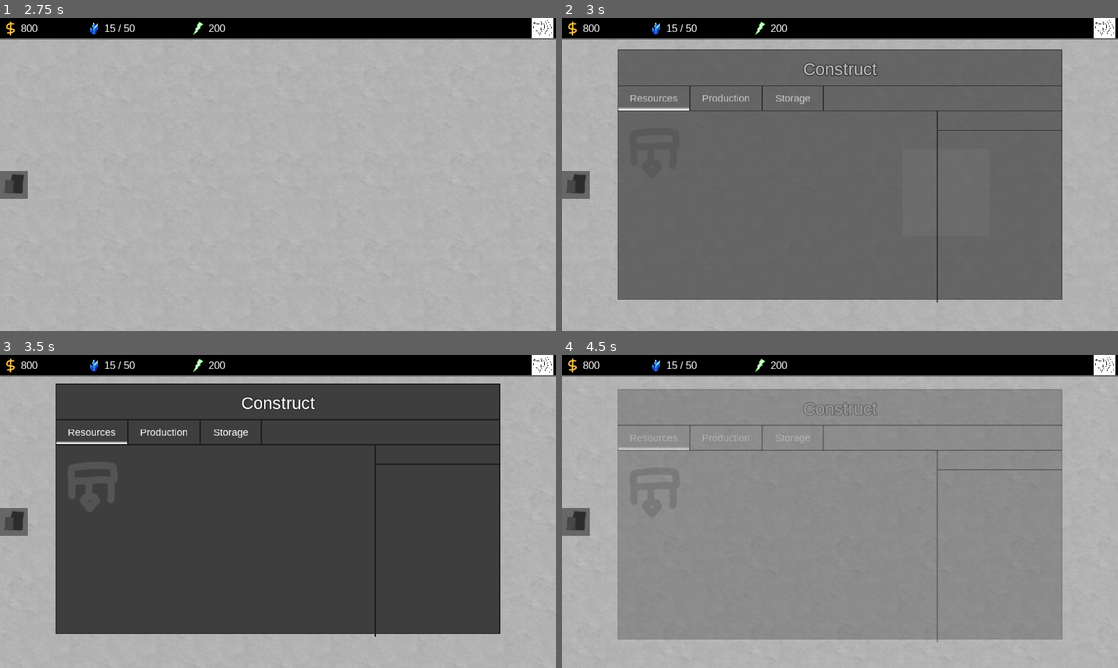
Above: before the commit, frames 1-4 (two rows, left to right).
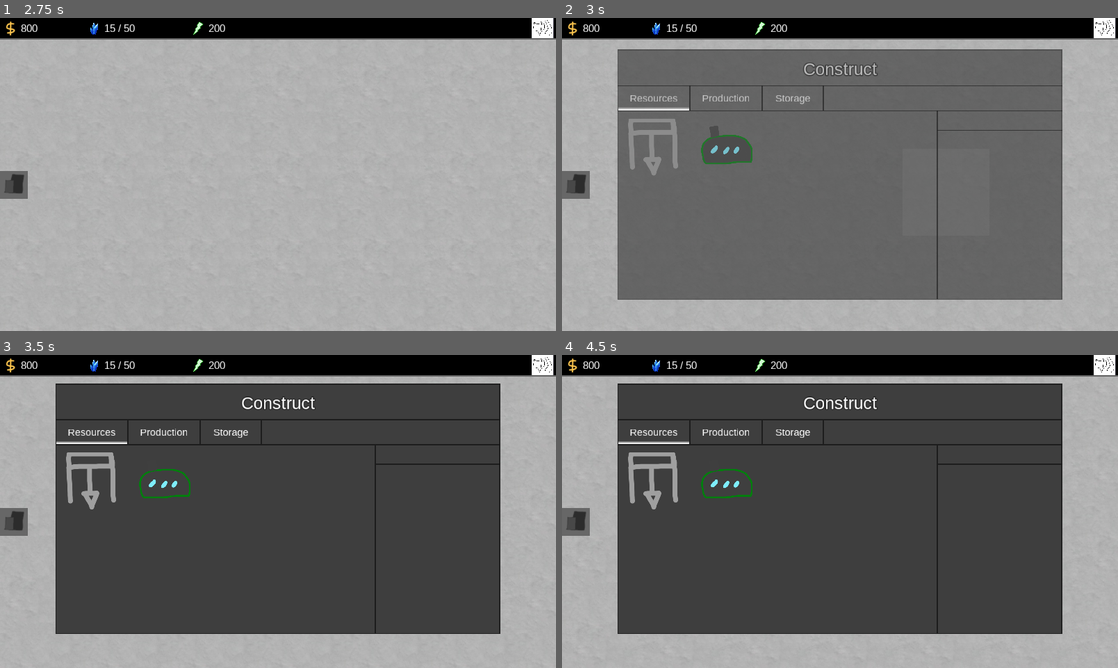
Above: after the commit, the same moments.

Repository: Apple0726/helixteus-3
Game: Godot game, scene res://Scenes/Game.tscn
Two runs of this game, one before a commit and one after it. Both use one fixed random seed, a clock stepped at 60 frames per second and the inputs below.
Inputs (mouse positions are in pixels of both pictures, inside the frame that each line leads up to):
- Up to frame 1 (2.75 s): click "Play" at 0.5 s; click (88, 105) at 1.27 s; click (544, 27) at 2.02 s
- Up to frame 2 (3 s): tap Enter at 2.75 s; move the mouse to (962, 158) at 2.77 s; press the mouse at (962, 158) at 2.78 s; hold D (ui_right) from 2.78 s (still down); tap C (construct) at 2.85 s
- Up to frame 3 (3.5 s): keep holding D (ui_right)
- Up to frame 4 (4.5 s): release D (ui_right) at 3.5 s; release the mouse at (962, 495) at 3.5 s; tap Space at 3.5 s; drag from (728, 527) to (812, 574) at 3.52 s; tap Enter at 4.25 s; move the mouse to (895, 442) at 4.27 s; hold D (ui_right) from 4.28 s (still down); hold Shift (shift, bound only after the commit) from 4.28 s (still down); right-click (895, 442) at 4.35 s; click (895, 442) at 4.42 s

Frame 1 is identical in both runs. In frame 2, 1.3% of the frame differs, in the area x 11-68%, y 32-91%; in frame 3, 0.9%; in frame 4, 65%, in the area x 10-90%, y 9-92%.

Commit message:
Add power plant

Diff:
--- a/Scenes/Button.tscn
+++ b/Scenes/Button.tscn
@@ -1,11 +1,6 @@
-[gd_scene load_steps=3 format=2]
+[gd_scene load_steps=2 format=2]
 
 [ext_resource path="res://Scripts/Button.gd" type="Script" id=2]
-
-[sub_resource type="Animation" id=1]
-resource_name = "TileFadeIn"
-length = 0.1
-step = 0.05
 
 [node name="Button" type="Control"]
 script = ExtResource( 2 )
@@ -24,18 +19,6 @@
 "_edit_use_anchors_": false
 }
 
-[node name="VisualAidRect" type="ColorRect" parent="."]
-visible = false
-margin_left = -20.0
-margin_top = -20.0
-margin_right = 20.0
-margin_bottom = 20.0
-rect_pivot_offset = Vector2( 20, 20 )
-color = Color( 1, 1, 1, 0.360784 )
-__meta__ = {
-"_edit_use_anchors_": false
-}
-
 [node name="TextureButton" type="TextureButton" parent="."]
 margin_left = -20.0
 margin_top = -20.0
@@ -45,9 +28,6 @@
 __meta__ = {
 "_edit_use_anchors_": false
 }
-
-[node name="AnimationPlayer" type="AnimationPlayer" parent="."]
-anims/TileFadeIn = SubResource( 1 )
 [connection signal="mouse_entered" from="TextureButton" to="." method="_on_TextureButton_mouse_entered"]
 [connection signal="mouse_exited" from="TextureButton" to="." method="_on_TextureButton_mouse_exited"]
 [connection signal="pressed" from="TextureButton" to="." method="_on_TextureButton_pressed"]
--- a/Scenes/ConstructPanel.tscn
+++ b/Scenes/ConstructPanel.tscn
@@ -1,12 +1,13 @@
-[gd_scene load_steps=17 format=2]
+[gd_scene load_steps=18 format=2]
 
 [ext_resource path="res://Arimo-Regular.ttf" type="DynamicFontData" id=1]
 [ext_resource path="res://Scenes/Button.tscn" type="PackedScene" id=2]
 [ext_resource path="res://Scripts/ConstructPanel.gd" type="Script" id=3]
-[ext_resource path="res://Scenes/MineralExtractor.tscn" type="PackedScene" id=4]
+[ext_resource path="res://Buildings/MineralExtractor.png" type="Texture" id=4]
 [ext_resource path="res://Icons/Energy.png" type="Texture" id=5]
 [ext_resource path="res://Icons/Time.png" type="Texture" id=6]
 [ext_resource path="res://Icons/Money.png" type="Texture" id=7]
+[ext_resource path="res://Buildings/PowerPlant.png" type="Texture" id=8]
 
 [sub_resource type="DynamicFont" id=1]
 size = 30
@@ -269,8 +270,10 @@
 margin_right = 40.0
 margin_bottom = 40.0
 
-[node name="Sprite" parent="ResourcesBuildings/MineralExtractor" instance=ExtResource( 4 )]
+[node name="Sprite" type="Sprite" parent="ResourcesBuildings/MineralExtractor"]
 position = Vector2( 104, 272 )
+scale = Vector2( 0.4, 0.4 )
+texture = ExtResource( 4 )
 
 [node name="MEButton" parent="ResourcesBuildings/MineralExtractor" instance=ExtResource( 2 )]
 margin_left = 104.0
@@ -282,6 +285,28 @@
 strength = 0.05
 fade_duration = 0.05
 
+[node name="PowerPlant" type="Control" parent="ResourcesBuildings"]
+margin_right = 40.0
+margin_bottom = 40.0
+__meta__ = {
+"_edit_use_anchors_": false
+}
+
+[node name="Sprite" type="Sprite" parent="ResourcesBuildings/PowerPlant"]
+position = Vector2( 312, 272 )
+scale = Vector2( 0.4, 0.4 )
+texture = ExtResource( 8 )
+
+[node name="PPButton" parent="ResourcesBuildings/PowerPlant" instance=ExtResource( 2 )]
+margin_left = 312.0
+margin_top = 272.0
+margin_right = 312.0
+margin_bottom = 272.0
+rect_scale = Vector2( 5.05, 5 )
+double_click_enabled = true
+strength = 0.05
+fade_duration = 0.05
+
 [node name="Lines" type="Control" parent="."]
 margin_right = 40.0
 margin_bottom = 40.0
@@ -327,7 +352,7 @@
 
 [node name="Line2D6" type="Line2D" parent="Lines"]
 position = Vector2( 648, -40 )
-points = PoolVector2Array( 272, 208, 272, 760 )
+points = PoolVector2Array( 272, 208, 272, 750 )
 width = 3.0
 default_color = Color( 0.117647, 0.117647, 0.117647, 1 )
 
@@ -410,3 +435,5 @@
 [connection signal="button_pressed" from="Buttons/StorageButton" to="." method="_on_StorageButton_button_pressed"]
 [connection signal="button_pressed" from="ResourcesBuildings/MineralExtractor/MEButton" to="." method="_on_MEButton_button_pressed"]
 [connection signal="double_click" from="ResourcesBuildings/MineralExtractor/MEButton" to="." method="_on_MEButton_double_click"]
+[connection signal="button_pressed" from="ResourcesBuildings/PowerPlant/PPButton" to="." method="_on_PPButton_button_pressed"]
+[connection signal="double_click" from="ResourcesBuildings/PowerPlant/PPButton" to="." method="_on_PPButton_double_click"]
--- a/Scenes/Game.tscn
+++ b/Scenes/Game.tscn
@@ -6,9 +6,7 @@
 [ext_resource path="res://Audio/title1.ogg" type="AudioStream" id=4]
 [ext_resource path="res://Audio/ambient1.ogg" type="AudioStream" id=5]
 
-[sub_resource type="GDScript" id=1]
-
-[sub_resource type="Animation" id=2]
+[sub_resource type="Animation" id=1]
 resource_name = "ambient fade in"
 length = 5.0
 tracks/0/type = "bezier"
@@ -54,7 +52,7 @@
 [node name="titlescreen" type="AudioStreamPlayer" parent="."]
 stream = ExtResource( 4 )
 volume_db = -4.0
-script = SubResource( 1 )
+bus = "Music"
 
 [node name="ambient" type="AudioStreamPlayer" parent="."]
 stream = ExtResource( 5 )
--- a/Scenes/MineralExtractor.tscn
+++ /dev/null
@@ -1,6 +0,0 @@
-[gd_scene load_steps=2 format=2]
-
-[ext_resource path="res://Buildings/Mineral extractor.png" type="Texture" id=1]
-
-[node name="Sprite" type="Sprite"]
-texture = ExtResource( 1 )
--- a/Scenes/Tile.tscn
+++ b/Scenes/Tile.tscn
@@ -12,10 +12,10 @@
 border_width_top = 2
 border_width_right = 2
 border_width_bottom = 2
-border_color = Color( 0.513726, 0.513726, 0.513726, 1 )
+border_color = Color( 1, 1, 1, 1 )
 
 [sub_resource type="DynamicFont" id=2]
-size = 22
+size = 23
 use_filter = true
 font_data = ExtResource( 5 )
 
@@ -29,6 +29,9 @@
 rect_scale = Vector2( 5, 5 )
 strength = 0.25
 
+[node name="Building" type="Sprite" parent="."]
+scale = Vector2( 0.4, 0.4 )
+
 [node name="TimeLeft" parent="." instance=ExtResource( 4 )]
 visible = false
 modulate = Color( 0, 0.74902, 0, 1 )
@@ -38,6 +41,8 @@
 margin_bottom = -63.7115
 
 [node name="BuildingInformation" type="Control" parent="."]
+visible = false
+modulate = Color( 0, 0.592157, 0, 1 )
 mouse_filter = 1
 __meta__ = {
 "_edit_use_anchors_": false
@@ -63,41 +68,44 @@
 [node name="Line2D" type="Line2D" parent="BuildingInformation/PanelBackground"]
 points = PoolVector2Array( -35, 35, -35, 85 )
 width = 2.0
-default_color = Color( 0.513726, 0.513726, 0.513726, 1 )
+default_color = Color( 1, 1, 1, 1 )
 
 [node name="Line2D2" type="Line2D" parent="BuildingInformation/PanelBackground"]
-points = PoolVector2Array( 85, 60, -35, 60 )
+points = PoolVector2Array( 85, 50, -35, 50 )
 width = 2.0
-default_color = Color( 0.513726, 0.513726, 0.513726, 1 )
+default_color = Color( 1, 1, 1, 1 )
 
 [node name="CurrentBar" type="ColorRect" parent="BuildingInformation"]
 margin_left = -34.0
 margin_top = 37.0
 margin_right = 83.0
-margin_bottom = 59.0
+margin_bottom = 49.0
+rect_scale = Vector2( 1e-05, 1 )
 mouse_filter = 2
+color = Color( 0.537255, 0.537255, 0.537255, 1 )
 __meta__ = {
 "_edit_use_anchors_": false
 }
 
 [node name="CapacityBar" type="ColorRect" parent="BuildingInformation"]
 margin_left = -34.0
-margin_top = 61.277
+margin_top = 51.0
 margin_right = 83.0
-margin_bottom = 83.277
+margin_bottom = 83.0
+rect_scale = Vector2( 1e-05, 1 )
 mouse_filter = 2
+color = Color( 0.537255, 0.537255, 0.537255, 1 )
 __meta__ = {
 "_edit_use_anchors_": false
 }
 
 [node name="ResourceStocked" type="Label" parent="BuildingInformation"]
-margin_left = -27.4243
-margin_top = 58.9796
-margin_right = 86.5757
-margin_bottom = 83.9796
+margin_left = -27.424
+margin_top = 54.263
+margin_right = 86.576
+margin_bottom = 79.2631
 custom_fonts/font = SubResource( 2 )
-custom_colors/font_color = Color( 0, 0, 0, 1 )
-text = "15"
+custom_colors/font_color = Color( 1, 1, 1, 1 )
 __meta__ = {
 "_edit_use_anchors_": false
 }
--- /dev/null
+++ b/Scenes/Tile2.tscn
@@ -0,0 +1,18 @@
+[gd_scene load_steps=4 format=2]
+
+[ext_resource path="res://Tiles/3.jpg" type="Texture" id=1]
+[ext_resource path="res://Scripts/Tile.gd" type="Script" id=2]
+[ext_resource path="res://Scenes/Button.tscn" type="PackedScene" id=3]
+
+[node name="Tile" type="Node2D"]
+script = ExtResource( 2 )
+
+[node name="Sprite" type="Sprite" parent="."]
+texture = ExtResource( 1 )
+
+[node name="Button" parent="." instance=ExtResource( 3 )]
+rect_scale = Vector2( 5, 5 )
+strength = 0.25
+[connection signal="button_out" from="Button" to="." method="_on_Button_button_out"]
+[connection signal="button_over" from="Button" to="." method="_on_Button_button_over"]
+[connection signal="button_pressed" from="Button" to="." method="_on_Button_button_pressed"]
--- a/Scripts/Button.gd
+++ b/Scripts/Button.gd
@@ -8,6 +8,7 @@
 export var double_click_enabled = false
 export var strength = 0.1
 export var fade_duration = 0.1
+var anim_player
 
 #export var btn_text = ""
 
@@ -20,8 +21,21 @@
 #	$Label.rect_position.x = -$Label.rect_size.x / 2.0
 	#$TextureButton.rect_scale =
 
-func _ready():
-	#Adds animation for making the rectangle whiter
+
+func reset_button ():
+	is_button_over = false
+	$AnimationPlayer.play_backwards("FadeIn")
+
+func _input(event):
+	if event is InputEventMouseButton and Input.is_action_just_pressed("left_click"):
+		if double_click_enabled and is_button_over and event.doubleclick:
+			emit_signal("double_click")
+
+func _on_TextureButton_mouse_entered():
+	is_button_over = true
+	anim_player = AnimationPlayer.new()
+	self.add_child(anim_player)
+	anim_player.name = "AnimationPlayer"
 	var fade_in = Animation.new()
 	var anim_index = fade_in.add_track(Animation.TYPE_VALUE)
 	fade_in.track_set_path(anim_index, "ColorRect:color")
@@ -29,14 +43,6 @@
 	fade_in.track_insert_key(anim_index, fade_duration, Color(1, 1, 1, strength))
 	fade_in.length = fade_duration
 	$AnimationPlayer.add_animation("FadeIn", fade_in)
-
-func _input(event):
-	if event is InputEventMouseButton:
-		if double_click_enabled and is_button_over and event.doubleclick:
-			emit_signal("double_click")
-
-func _on_TextureButton_mouse_entered():
-	is_button_over = true
 	emit_signal("button_over")
 	$AnimationPlayer.play("FadeIn")
 
--- a/Scripts/ConstructPanel.gd
+++ b/Scripts/ConstructPanel.gd
@@ -59,12 +59,6 @@
 	$BuildingInformation/EnergyText.text = ""
 	$BuildingInformation/TimeText.text = ""
 
-func _on_MEButton_button_pressed():
-	update_cost_info("ME")
-	if not is_connected("construct_building_signal", self.get_parent(), "construct_building"):
-		connect("construct_building_signal", self.get_parent(), "construct_building", ["ME"])
-	toggle_icons(true)
-
 func update_cost_info(bldg:String):
 	var game = self.get_parent()
 	var bldg_info = game.bldg_info[bldg]
@@ -83,7 +77,28 @@
 	$BuildingInformation/Time.visible = vis
 	$BuildingInformation/Money.visible = vis
 
+func _on_MEButton_button_pressed():
+	update_cost_info("ME")
+	check_signal()
+	connect("construct_building_signal", self.get_parent(), "construct_building", ["ME"])
+	toggle_icons(true)
 
 func _on_MEButton_double_click():
+	$ResourcesBuildings/MineralExtractor/MEButton.reset_button()
 	remove_panel()
 	emit_signal("construct_building_signal")
+
+func _on_PPButton_button_pressed():
+	update_cost_info("PP")
+	check_signal()
+	connect("construct_building_signal", self.get_parent(), "construct_building", ["PP"])
+	toggle_icons(true)
+
+func check_signal():
+	if is_connected("construct_building_signal", self.get_parent(), "construct_building"):
+		disconnect("construct_building_signal", self.get_parent(), "construct_building")
+
+func _on_PPButton_double_click():
+	$ResourcesBuildings/PowerPlant/PPButton.reset_button()
+	remove_panel()
+	emit_signal("construct_building_signal")
--- a/Scripts/Game.gd
+++ b/Scripts/Game.gd
@@ -23,12 +23,15 @@
 var constr_cost = {"money":0, "energy":0, "time":0}
 
 #Stores all building information
-var bldg_info = {"ME":{"name":"Mineral extractor", "desc":"Extracts minerals from the planet surface, giving you a constant supply of minerals.", "money":100, "energy":50, "time":20, "production":0.12, "capacity":15}}
+var bldg_info = {"ME":{"name":"Mineral extractor", "desc":"Extracts minerals from the planet surface, giving you a constant supply of minerals.", "money":100, "energy":50, "time":20, "production":0.12, "capacity":15},
+				 "PP":{"name":"Power plant", "desc":"Generates energy from... something", "money":80, "energy":25, "time":25, "production":0.15, "capacity":40}}
 
 func _ready():
 	construct_panel.name = "construct_panel"
 	construct_panel.rect_scale = Vector2(0.8, 0.8)
 	$titlescreen.play()
+	AudioServer.set_bus_mute(1,true)
+	AudioServer.set_bus_mute(1,true)
 
 func popup(txt, dur):
 	$Popup.visible = true
@@ -38,7 +41,7 @@
 #Executed once a building has been double clicked in the construction panel
 func construct_building(bldg_type):
 	var more_info:Label = $planet_HUD/MoreInfo
-	more_info.text = "Press Esc to finish constructing"
+	more_info.text = "Right click to finish constructing"
 	var font = planet_HUD.get_font("font")
 	font.get_string_size(more_info.text)
 	more_info.rect_size.x = font.get_string_size(more_info.text).x + 30
@@ -47,6 +50,7 @@
 	set_constructing(bldg_type)
 
 func set_constructing(bldg_type):
+	print(bldg_type)
 	for tile in planet.tiles:
 		tile.constructing = bldg_type
 
@@ -78,21 +82,30 @@
 	if Input.is_action_just_released("fullscreen"):
 		OS.window_fullscreen = not OS.window_fullscreen
 
-	#Press esc to cancel building
-	if Input.is_action_just_released("cancel"):
+	#Right click to cancel building
+	if Input.is_action_just_released("right_click"):
 		set_constructing("")
 		$planet_HUD/MoreInfo.visible = false
 
+	#Sell all ores by pressing Shift C
+	if Input.is_action_pressed("shift") and Input.is_action_just_released("construct") and minerals > 0:
+		money += minerals * 5
+		popup("You sold " + String(minerals) + " minerals for $" + String(minerals * 5) + "!", 2)
+		minerals = 0
+
+
 func add_construct_panel():
-	construct_panel.visible = true
-	#Play panel fade in animation
-	get_node("construct_panel/AnimationPlayer").play("FadeIn")
+	if not Input.is_action_pressed("shift"):
+		construct_panel.visible = true
+		#Play panel fade in animation
+		get_node("construct_panel/AnimationPlayer").play("FadeIn")
 
 func remove_construct_panel():
-	#Play panel fade out animation
-	get_node("construct_panel/AnimationPlayer").play_backwards("FadeIn")
-	#A timer so that the panel will only be invisible once the fade out is finished
-	$Timer.start()
+	if not Input.is_action_pressed("shift"):
+		#Play panel fade out animation
+		get_node("construct_panel/AnimationPlayer").play_backwards("FadeIn")
+		#A timer so that the panel will only be invisible once the fade out is finished
+		$Timer.start()
 
 func _on_Timer_timeout():
 	construct_panel.visible = false
--- a/Scripts/Planet.gd
+++ b/Scripts/Planet.gd
@@ -11,7 +11,7 @@
 func _ready():
 	#wid is number of tiles horizontally/vertically
 	#So total number of tiles is wid squared
-	var wid = 20
+	var wid = 50
 	#Tile generation
 	for i in range(0, pow(wid, 2)):
 		var tile = tile_scene.instance()
--- a/Scripts/Tile.gd
+++ b/Scripts/Tile.gd
@@ -1,16 +1,18 @@
 extends Node2D
+
+var tile_ID:int
 
 onready var game = self.get_parent().get_parent()
 
-var tile_ID:int
+
 var is_constructing:bool = false
 
 #The building to be constructed
 var constructing:String = ""
 
-var bldg_str:String
+var bldg_str:String = ""
 var bldg
-var bldg_to_construct
+var bldg_to_construct:Sprite
 var construction_date
 var construction_length
 var constr_progress:float = 0
@@ -29,10 +31,23 @@
 				is_constructing = false
 				construction_finished()
 			$TimeLeft.visible = false
-		match bldg_str:
-			"ME":
-				var prod = bldg_info["production"]
-				var cap = bldg_info["capacity"]
+			match bldg_str:
+				"ME", "PP":
+					#Number of seconds needed per mineral
+					var prod = 1 / bldg_info["production"]
+					var cap = bldg_info["capacity"]
+					var c_d = bldg_info["collect_date"]
+					var c_t = OS.get_system_time_msecs()
+					if bldg_info["stored"] < cap:
+						$BuildingInformation/CurrentBar.rect_scale.x = (c_t - c_d) / (prod * 1000)
+						$BuildingInformation/CapacityBar.rect_scale.x = bldg_info["stored"] / float(cap)
+						if c_t - c_d > prod * 1000:
+							bldg_info["stored"] += 1
+							bldg_info["collect_date"] += prod * 1000
+					else:
+						$BuildingInformation/CurrentBar.rect_scale.x = 0
+						$BuildingInformation/CapacityBar.rect_scale.x = 1
+		$BuildingInformation/ResourceStocked.text = String(bldg_info["stored"])
 	else:
 		$BuildingInformation.visible = false
 
@@ -42,41 +57,63 @@
 
 func _on_Button_button_over():
 	#Make sure there's nothing on the tile before putting graphics
-	if not bldg_to_construct and not bldg:
+	if bldg_str == "":
+		var bldg_image
 		match constructing:
 			"ME":
-				var ME_scene = preload("res://Scenes/MineralExtractor.tscn")
-				bldg_to_construct = ME_scene.instance()
-				self.add_child(bldg_to_construct)
-				bldg_to_construct.modulate.a = 0.5
+				bldg_image = preload("res://Buildings/MineralExtractor.png")
+			"PP":
+				bldg_image = preload("res://Buildings/PowerPlant.png")
+		$Building.texture = bldg_image
+		$Building.modulate.a = 0.5
 
 
 func _on_Button_button_out():
-	if bldg_to_construct and bldg_to_construct.get_parent():
-		self.remove_child(bldg_to_construct)
-		bldg_to_construct = null
+	if bldg_str == "":
+		$Building.texture = null
 
 func _input(event):
-	if Input.is_action_just_released("cancel"):
+	if Input.is_action_just_released("right_click"):
 		_on_Button_button_out()
 
 
 func _on_Button_button_pressed():
-	#Checks if we're actually constructing something when clicking a tile
-	if constructing != "" and not self.get_parent().dragged:
-		if enough_resources():
-			bldg_str = constructing
-			constructing = ""
-			_on_Button_button_out()
-			displayBldg()
-			$TimeLeft.visible = true
-			game.money -= game.constr_cost["money"]
-			game.energy -= game.constr_cost["energy"]
-			is_constructing = true
-			construction_date = OS.get_system_time_msecs()
-			construction_length = game.constr_cost["time"] * 1000
-		else:
-			game.popup("Not enough resources", 1)
+	#Checks whether we're dragging or not. We don't want the click event to happen while the player is dragging
+	if not self.get_parent().dragged:
+		#Checks if we're actually constructing something when clicking a tile
+		if constructing != "":
+			if enough_resources():
+				bldg_str = constructing
+				constructing = ""
+				_on_Button_button_out()
+				displayBldg()
+				$TimeLeft.visible = true
+				game.money -= game.constr_cost["money"]
+				game.energy -= game.constr_cost["energy"]
+				is_constructing = true
+				construction_date = OS.get_system_time_msecs()
+				construction_length = game.constr_cost["time"] * 1000
+			else:
+				game.popup("Not enough resources", 1)
+		elif bldg_str != "":
+			match bldg_str:
+				"ME":
+					var mineral_space_available = game.mineral_capacity - game.minerals
+					var stored = bldg_info["stored"]
+					if mineral_space_available >= stored:
+						bldg_info["stored"] = 0
+						game.minerals += stored
+					else:
+						game.minerals = game.mineral_capacity
+						bldg_info["stored"] -= mineral_space_available
+					if stored == bldg_info["capacity"]:
+						bldg_info["collect_date"] = OS.get_system_time_msecs()
+				"PP":
+					var stored = bldg_info["stored"]
+					if stored == bldg_info["capacity"]:
+						bldg_info["collect_date"] = OS.get_system_time_msecs()
+					game.energy += stored
+					bldg_info["stored"] = 0
 	self.get_parent().dragged = false
 
 func enough_resources():
@@ -86,14 +123,22 @@
 	return output
 
 func displayBldg():
+	var bldg_image
+	var bldg_icon
 	match bldg_str:
 		"ME":
-			var ME_scene = preload("res://Scenes/MineralExtractor.tscn")
-			var ME_icon = preload("res://Icons/Minerals.png")
-			bldg = ME_scene.instance()
-			$Icon.texture = ME_icon
-			self.add_child_below_node($Button, bldg)
-			bldg_info = {"production":game.bldg_info[bldg_str]["production"], "capacity":game.bldg_info[bldg_str]["capacity"]}
+			bldg_image = preload("res://Buildings/MineralExtractor.png")
+			bldg_icon = preload("res://Icons/Minerals.png")
+			bldg_info = {"stored":0, "production":game.bldg_info[bldg_str]["production"], "capacity":game.bldg_info[bldg_str]["capacity"]}
+			$BuildingInformation.modulate = Color(0, 0.68, 1, 1)
+		"PP":
+			bldg_image = preload("res://Buildings/PowerPlant.png")
+			bldg_icon = preload("res://Icons/Energy.png")
+			bldg_info = {"stored":0, "production":game.bldg_info[bldg_str]["production"], "capacity":game.bldg_info[bldg_str]["capacity"]}
+			$BuildingInformation.modulate = Color(0, 0.68, 0, 1)
+	$Building.texture = bldg_image
+	$Building.modulate.a = 1
+	$Icon.texture = bldg_icon
 
 #Converts time in milliseconds to string format
 func time_to_str (time):
--- a/project.godot
+++ b/project.godot
@@ -24,7 +24,6 @@
 
 window/size/width=1280
 window/size/height=720
-mouse_cursor/custom_image="res://Cursor.png"
 mouse_cursor/tooltip_position_offset=Vector2( 5, 5 )
 window/stretch/mode="2d"
 window/stretch/aspect="keep"
@@ -94,6 +93,15 @@
 "events": [ Object(InputEventKey,"resource_local_to_scene":false,"resource_name":"","device":0,"alt":false,"shift":false,"control":false,"meta":false,"command":false,"pressed":false,"scancode":16777217,"unicode":0,"echo":false,"script":null)
  ]
 }
+shift={
+"deadzone": 0.5,
+"events": [ Object(InputEventKey,"resource_local_to_scene":false,"resource_name":"","device":0,"alt":false,"shift":false,"control":false,"meta":false,"command":false,"pressed":false,"scancode":16777237,"unicode":0,"echo":false,"script":null)
+ ]
+}
+
+[memory]
+
+limits/message_queue/max_size_kb=2048
 
 [rendering]
 
Binary file removed: Buildings/Mineral extractor.png
Binary file added: Buildings/MineralExtractor.png
Not shown, added: Buildings/MineralExtractor.png.import
Binary file added: Buildings/PowerPlant.png
Not shown, added: Buildings/PowerPlant.png.import
Not shown: 3 places in Scenes/Game.tscn that only renumber resources
Binary file added: Spritesheets/liquid.png
Not shown, changed: Spritesheets/liquid.png.import
